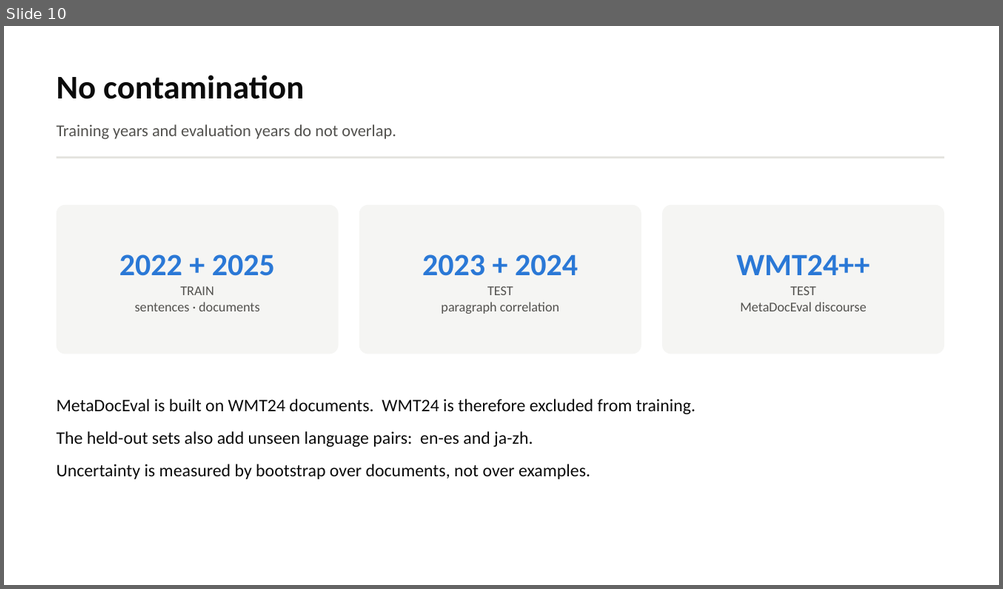
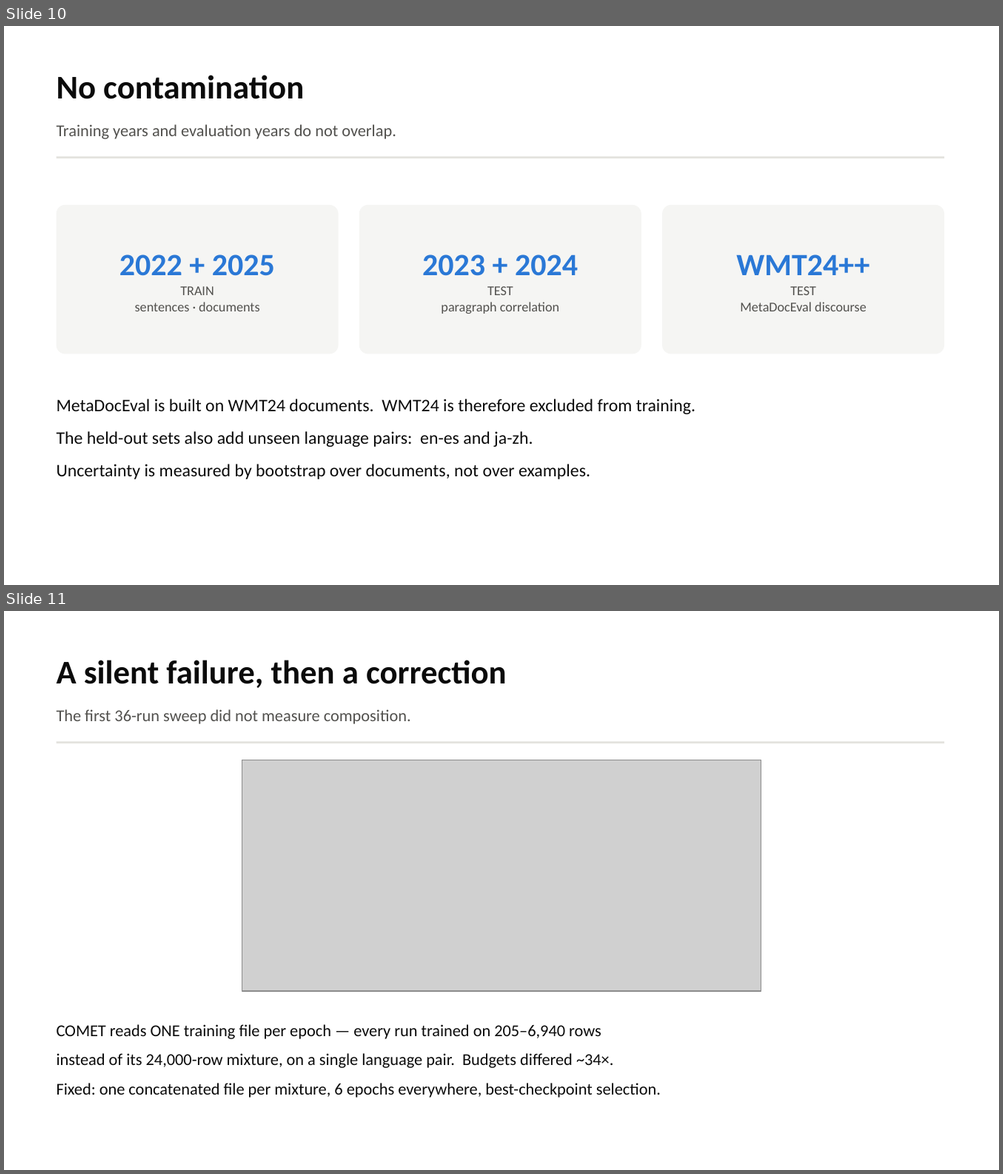
Before and after one commit to Jeerhz/FDTEM, a slide deck: docs/FDTEM_length_training_experiment.pptx. Shown one above the other, each under a label of ours: slide 10 before the commit, slides 10 and 11 after it. The pictures are 1003x589 and 1003x1174 pixels, drawn with LibreOffice and Linux fonts; fonts in the diff are those of the drawing; grey boxes stand for pictures. Boxes give left, top, right and bottom in pixels: in the first picture for what was removed or moved away, otherwise in the second. Text is boxed around its words. In the diff, an @@ line names an element or a change of style, - is before the commit and + after.

```diff
--- a/docs/FDTEM_length_training_experiment.pptx
+++ b/docs/FDTEM_length_training_experiment.pptx
@@ slide 11 added at [4,611,999,1170], background #FFFFFF @@
@@ text added at [57,660,506,688], 32 pt, text #0B0B0B, bold @@
+A silent failure, then a correction
@@ text added at [57,709,411,724], 16 pt, text #52514E @@
+The first 36-run sweep did not measure composition.
@@ rectangle added at [57,741,944,743], fill #E3E2DE @@
@@ picture added at [242,760,761,991] @@
@@ text added at [57,1025,660,1098], 16 pt, text #0B0B0B @@
+COMET reads ONE training file per epoch — every run trained on 205–6,940 rows
+instead of its 24,000-row mixture, on a single language pair. Budgets differed ~34×.
+Fixed: one concatenated file per mixture, 6 epochs everywhere, best-checkpoint selection.
```
Also in this commit, not shown: 2 slides changed, 4 other slides added, 1 slide removed, 29 other files.
